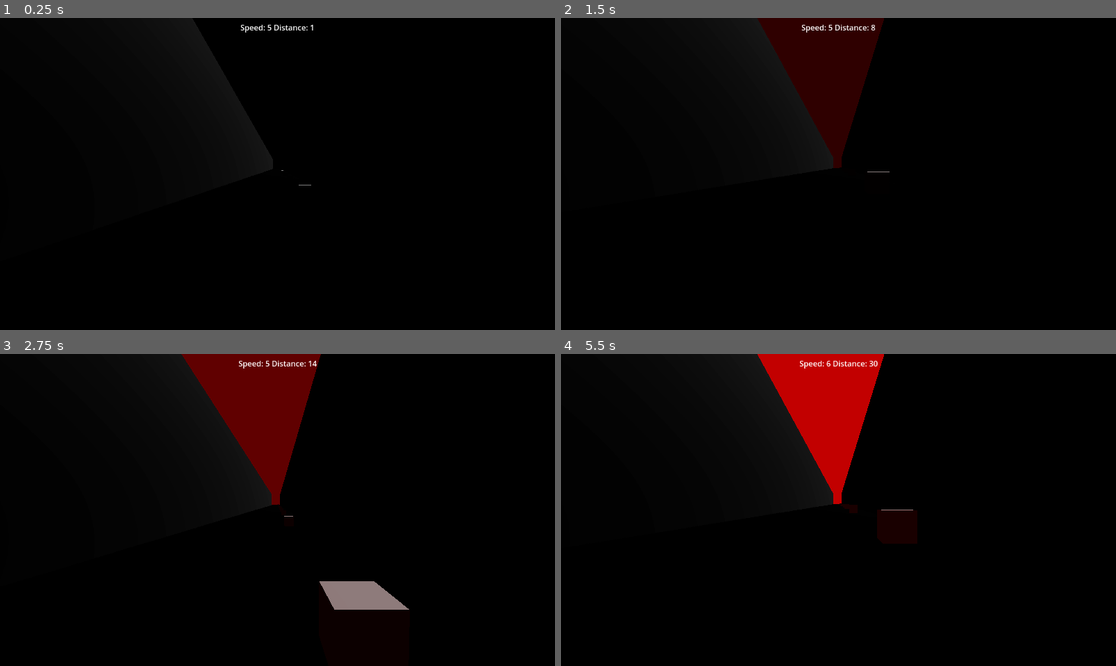
Above: before the commit, frames 1-4 (two rows, left to right).
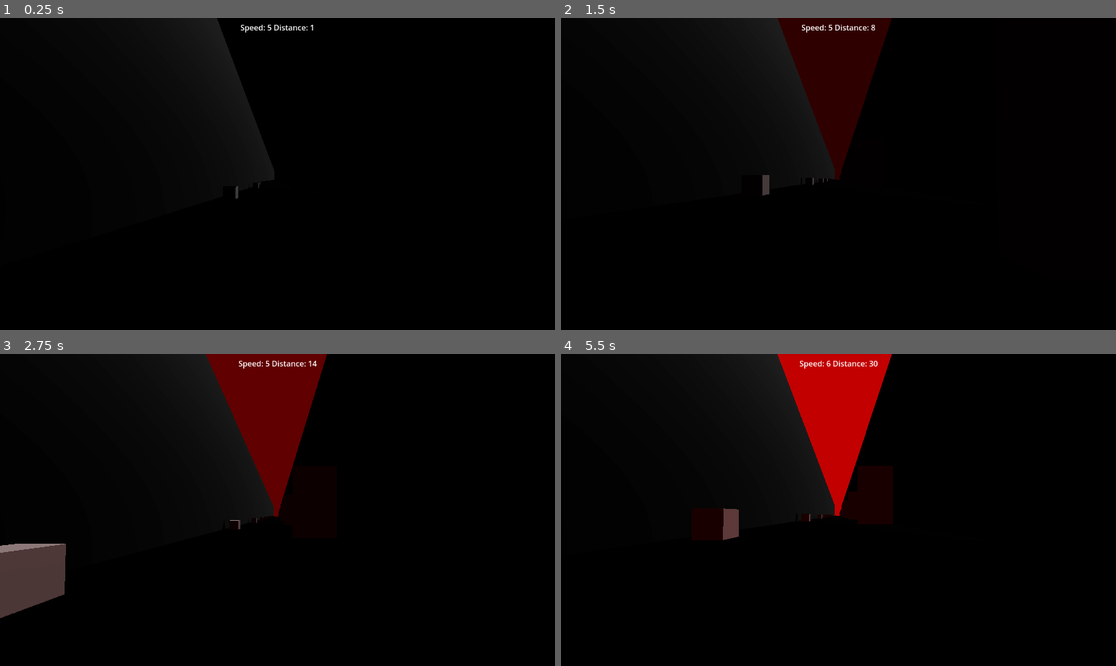
Above: after the commit, the same moments.

Repository: finalsabbath/3d-runner
Game: Godot game, scene res://scenes/world.tscn
Two runs of this game, one before a commit and one after it. Both use one fixed random seed, a clock stepped at 60 frames per second and the inputs below.
Inputs:
- Up to frame 1 (0.25 s): no input
- Up to frame 2 (1.5 s): hold Right (move_right) 0.53-1.28 s; tap Ctrl (slide) at 0.6, 1.35 s; tap Space (jump) at 0.77 s; hold Down (ui_down) from 1.28 s (still down)
- Up to frame 3 (2.75 s): tap Space (jump) at 1.52 s; release Down (ui_down) at 2.03 s; hold Right (move_right) from 2.03 s (still down); tap Ctrl (slide) at 2.1 s
- Up to frame 4 (5.5 s): release Right (move_right) at 2.78 s; hold Up (ui_up) 2.78-3.53 s; tap Ctrl (slide) every 0.75 s from 2.85 to 5.1 s; tap Space (jump) at 3.02, 3.77, 4.52 s; hold Left (move_left) 3.53-5.03 s; hold Down (ui_down) from 5.03 s (still down)

The runs differ from the first frame. In frame 1, 0.6% of the frame differs, in the area x 34-57%, y 0-58%; in frame 2, 1.1%; in frame 3, 4.8%, in the area x 0-74%, y 0-85%; in frame 4, 3.5%.

Commit message:
add a barrier object.  Added handling for colliding with multiple things

Diff:
--- /dev/null
+++ b/3d-runner/obstacles/barrier.tscn
@@ -0,0 +1,16 @@
+[gd_scene load_steps=3 format=3 uid="uid://bmvwuudi0haha"]
+
+[sub_resource type="BoxShape3D" id="BoxShape3D_bqxnk"]
+size = Vector3(0.5, 5, 3)
+
+[sub_resource type="BoxMesh" id="BoxMesh_10aqq"]
+size = Vector3(0.5, 5, 3)
+
+[node name="Barrier" type="StaticBody3D"]
+
+[node name="CollisionShape3D" type="CollisionShape3D" parent="."]
+transform = Transform3D(1, 0, 0, 0, 1, 0, 0, 0, 1, -2.12789e-05, -0.0306504, 0)
+shape = SubResource("BoxShape3D_bqxnk")
+
+[node name="MeshInstance3D" type="MeshInstance3D" parent="."]
+mesh = SubResource("BoxMesh_10aqq")
--- a/3d-runner/scenes/player.gd
+++ b/3d-runner/scenes/player.gd
@@ -30,7 +30,8 @@
 	if is_on_floor() and Input.is_action_just_pressed("jump"):
 		target_velocity.y = jump_impulse
 
-	if is_on_floor() and Input.is_action_just_pressed("slide") and slide_timer.is_stopped()==true and !sliding:
+	#this is bad, if its going to stay make it better
+	if is_on_floor() and Input.is_action_just_pressed("slide") and !sliding:
 		sliding = true
 		collision_shape_3d.scale = slide_scale
 		camera_3d.position.y = camera_3d.position.y/2
@@ -41,12 +42,13 @@
 	velocity = target_velocity
 	move_and_slide()
 #
-	var collision = get_last_slide_collision()
-	if collision:
-		var death_blocks = get_tree().get_nodes_in_group("death_block")
-		var collider = collision.get_collider()
-		if collider in death_blocks:
-			EventBus.death_block_hit.emit()
+	for i in range(get_slide_collision_count()):
+		var collision = get_slide_collision(i)
+		if collision:
+			var death_blocks = get_tree().get_nodes_in_group("death_block")
+			var collider = collision.get_collider()
+			if collider in death_blocks:
+				EventBus.death_block_hit.emit()
 
 
 func _on_slide_timeout() -> void:
--- a/3d-runner/scenes/world.tscn
+++ b/3d-runner/scenes/world.tscn
@@ -46,10 +46,11 @@
 shape = SubResource("CapsuleShape3D_e5uuo")
 
 [node name="MeshInstance3D" type="MeshInstance3D" parent="Player"]
+visible = false
 mesh = SubResource("CapsuleMesh_nnsk1")
 
 [node name="Camera3D" type="Camera3D" parent="Player"]
-transform = Transform3D(1, 0, 0, 0, 0.999475, 0.032405, 0, -0.032405, 0.999475, 0, 1.41357, -0.214253)
+transform = Transform3D(1, 0, 0, 0, 0.999668, -0.0257583, 0, 0.0257583, 0.999668, 0, 0.572753, 0.215651)
 
 [node name="Slide" type="Timer" parent="Player"]
 wait_time = 2.0
--- a/3d-runner/terrain_blocks/terrain_0.tscn
+++ b/3d-runner/terrain_blocks/terrain_0.tscn
@@ -1,6 +1,7 @@
-[gd_scene load_steps=9 format=3 uid="uid://0ve0hboy17ae"]
+[gd_scene load_steps=10 format=3 uid="uid://0ve0hboy17ae"]
 
 [ext_resource type="PackedScene" uid="uid://d3fxu2yqfp32w" path="res://obstacles/block.tscn" id="1_bqxnk"]
+[ext_resource type="PackedScene" uid="uid://bmvwuudi0haha" path="res://obstacles/barrier.tscn" id="2_10aqq"]
 
 [sub_resource type="StandardMaterial3D" id="StandardMaterial3D_10aqq"]
 albedo_color = Color(0.103744, 0.103744, 0.103744, 1)
@@ -35,10 +36,10 @@
 mesh = SubResource("PlaneMesh_rwgxs")
 
 [node name="Block_0" parent="." instance=ExtResource("1_bqxnk")]
-transform = Transform3D(1, 0, 0, 0, 1, 0, 0, 0, 1, 2.17465, 0.5, -8.40786)
+transform = Transform3D(1, 0, 0, 0, 1, 0, 0, 0, 1, -3.81896, 0.5, -8.40786)
 
-[node name="Wall_L" type="StaticBody3D" parent="."]
-transform = Transform3D(-4.37114e-08, -1, 4.37114e-08, 0, -4.37114e-08, -1, 1, -4.37114e-08, 1.91069e-15, 4.53009, 4.84556, -1.33098)
+[node name="Wall_L" type="StaticBody3D" parent="." groups=["walls"]]
+transform = Transform3D(-4.37114e-08, -1, 4.37114e-08, 0, -4.37114e-08, -1, 1, -4.37114e-08, 1.91069e-15, 5, 4.846, -1.331)
 
 [node name="CollisionShape3D" type="CollisionShape3D" parent="Wall_L"]
 transform = Transform3D(1, 0, 0, 0, 1, -8.35187e-23, 0, -8.35187e-23, 1, 1.31784, 0, 0.583568)
@@ -48,8 +49,8 @@
 transform = Transform3D(10, 0, 0, 0, 10, -1.69407e-21, 0, 1.69407e-21, 10, 1.32929, 0, 0)
 mesh = SubResource("PlaneMesh_bqxnk")
 
-[node name="Wall_R" type="StaticBody3D" parent="."]
-transform = Transform3D(-4.37114e-08, 1, -4.37114e-08, 0, -4.37114e-08, -1, -1, -4.37114e-08, 1.91069e-15, -7.09213, 4.84556, -1.33098)
+[node name="Wall_R" type="StaticBody3D" parent="." groups=["walls"]]
+transform = Transform3D(-4.37114e-08, 1, -4.37114e-08, 0, -4.37114e-08, -1, -1, -4.37114e-08, 1.91069e-15, -5, 4.846, -1.331)
 
 [node name="CollisionShape3D" type="CollisionShape3D" parent="Wall_R"]
 shape = SubResource("HeightMapShape3D_bqxnk")
@@ -58,7 +59,10 @@
 transform = Transform3D(10, 0, 1.69407e-21, 0, 10, -8.35187e-22, 1.69407e-21, -8.35187e-22, 10, -1.29135, 0, 0)
 mesh = SubResource("PlaneMesh_bqxnk")
 
-[node name="Floor" type="StaticBody3D" parent="."]
+[node name="Floor" type="StaticBody3D" parent="." groups=["walls"]]
 
 [node name="CollisionShape3D" type="CollisionShape3D" parent="Floor"]
 shape = SubResource("ConcavePolygonShape3D_aq86s")
+
+[node name="Barrier" parent="." groups=["death_block"] instance=ExtResource("2_10aqq")]
+transform = Transform3D(-4.37114e-08, 0, 1, 0, 1, 0, -1, 0, -4.37114e-08, 3.48831, 2.497, 0)
